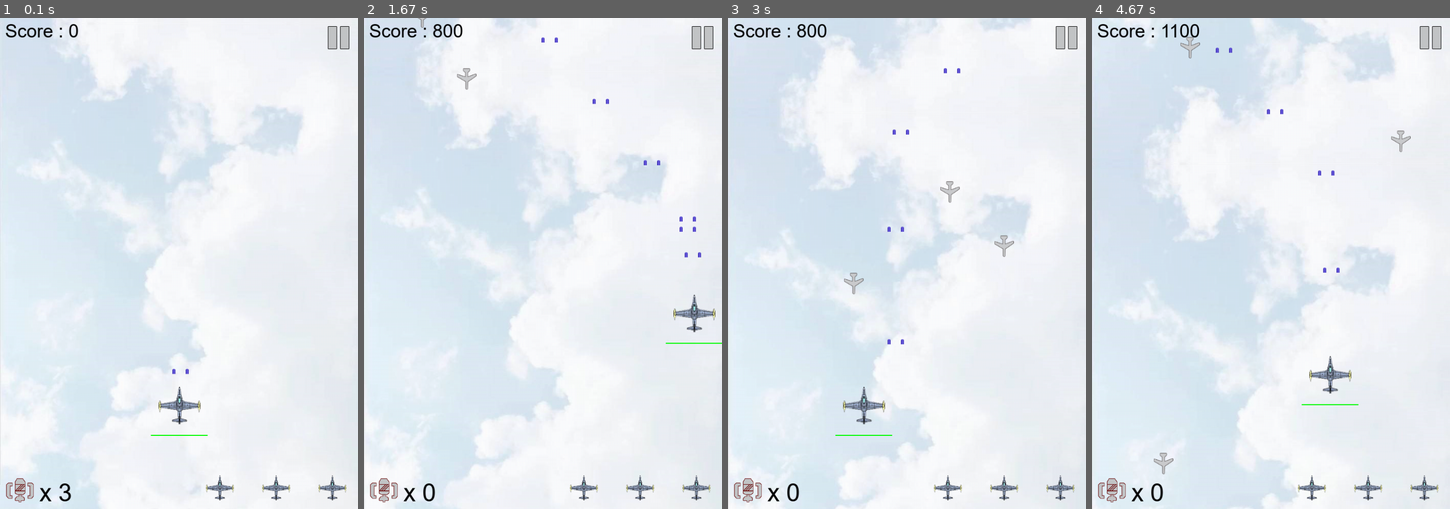
Above: before the commit, frames 1-4 (left to right).
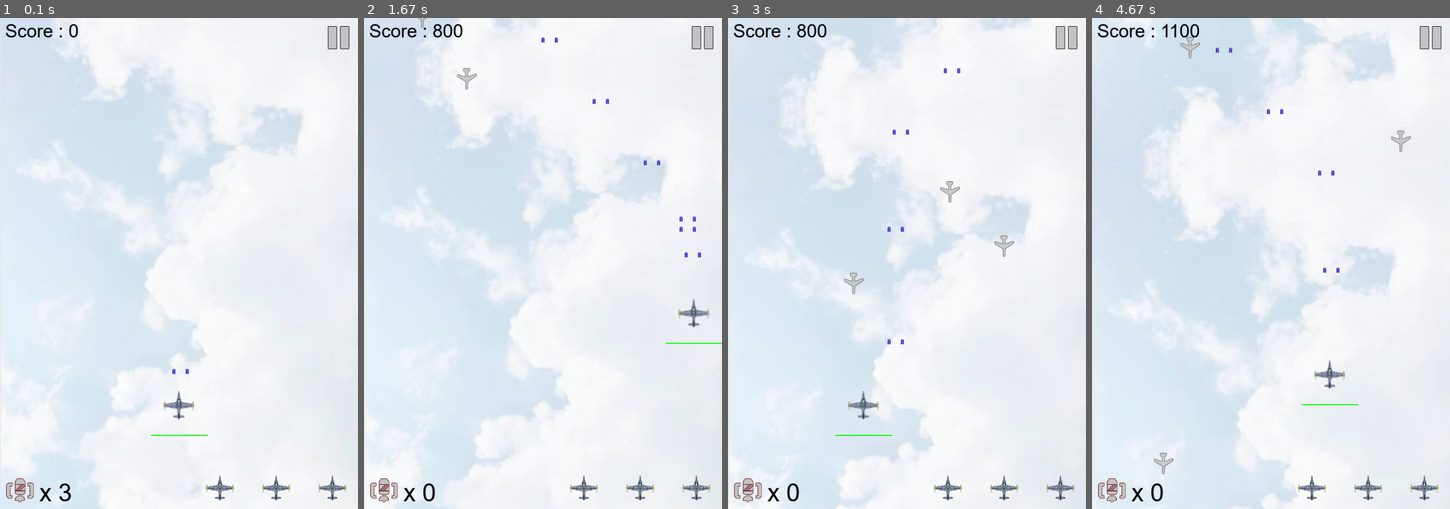
Above: after the commit, the same moments.

Repository: charlie-ccw/Pygame-project
Game: pygame game, started from main.py
The game is run twice, just before and just after one commit, with the same random seed, the same clock (stepped at 60 frames per second) and the same inputs.
Inputs:
- Up to frame 1 (0.1 s): no input
- Up to frame 2 (1.67 s): tap Space at 0.33, 0.73, 1.03, 1.23, 1.57 s; hold D 0.67-1.13 s; hold W 1.17-1.47 s; hold D from 1.5 s (still down)
- Up to frame 3 (3 s): tap Space at 1.87, 2.07, 2.37, 2.63, 2.97 s; release D at 1.97 s; hold A 2-2.53 s; hold S 2.57-2.87 s; hold A from 2.9 s (still down)
- Up to frame 4 (4.67 s): tap Space at 3.27, 3.4, 3.8, 4.1, 4.47 s; release A at 3.3 s; hold W 3.33-3.7 s; hold D 3.73-4.37 s; hold S from 4.4 s (still down)

The runs differ from the first frame. In frame 1, 0.3% of the frame differs, in the area x 44-57%, y 75-83%; in frame 2, 0.2%; in frame 3, 0.2%; in frame 4, 0.3%.

Commit message:
change the picture of boss and the size of my plane

Diff:
--- a/enemy.py
+++ b/enemy.py
@@ -301,10 +301,10 @@
         # here we difine the destory picture of the enemy
         self.destroy_images = []
         self.destroy_images.extend([\
-             pygame.image.load("images/3.png").convert_alpha(),\
-             pygame.image.load("images/4.png").convert_alpha(),\
-             pygame.image.load("images/5.png").convert_alpha(),\
-             pygame.image.load("images/1.png").convert_alpha(),\
+             pygame.image.load("images/boss2.jpg").convert_alpha(),\
+             pygame.image.load("images/boss3.png").convert_alpha(),\
+             pygame.image.load("images/boss4.png").convert_alpha(),\
+             pygame.image.load("images/boss5.png").convert_alpha(),\
              ])
         self.rect = self.image.get_rect()
         self.width = 700
Binary file changed: images/10.png
Binary file changed: images/11.png
Binary file changed: images/12.png
Binary file changed: images/13.png
Binary file changed: images/boss1.png
Binary file added: images/boss2.jpg
Binary file added: images/boss3.png
Binary file added: images/boss4.png
Binary file added: images/boss5.png
